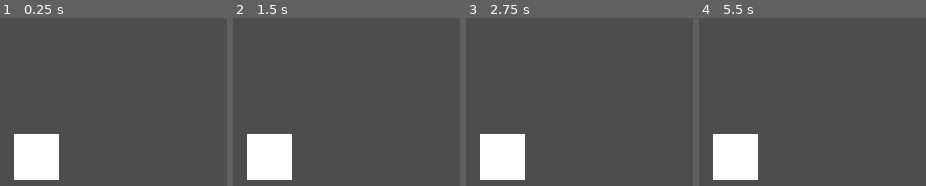
Above: before the commit, frames 1-4 (left to right).
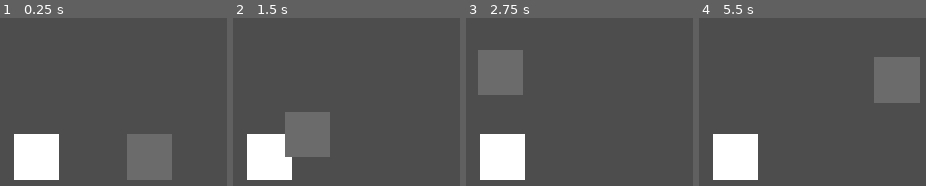
Above: after the commit, the same moments.

Repository: g23252a-svg/mumyeongrok
Game: Godot game, scene res://scenes/stages/test_room.tscn
The game is run twice, just before and just after one commit, with the same random seed, the same clock (stepped at 60 frames per second) and the same inputs.
Inputs:
- Up to frame 1 (0.25 s): no input
- Up to frame 2 (1.5 s): tap Enter at 0.5 s; hold D 0.53-1.28 s; hold E 0.53-1.28 s; tap K (interact) at 0.6 s; hold S from 1.28 s (still down); tap E at 1.35 s
- Up to frame 3 (2.75 s): tap K (interact) at 1.55 s; release S at 2.03 s; hold D from 2.03 s (still down); hold E from 2.03 s (still down); tap J (attack) at 2.1 s
- Up to frame 4 (5.5 s): release D at 2.78 s; release E at 2.78 s; hold W 2.78-3.53 s; tap K (interact) at 2.85, 4.35 s; hold E 3.53-4.28 s; hold A 3.53-5.03 s; hold S from 5.03 s (still down); hold E from 5.03 s (still down)

The runs differ from the first frame. In frame 1, 5.4% of the frame differs, in the area x 55-76%, y 69-97%; in frame 2, 5.3%; in frame 3, 5.3%; in frame 4, 5.5%, in the area x 77-98%, y 23-51%.

Commit message:
v0.1: add first NPC interaction and notebook entry

Diff:
--- a/project.godot
+++ b/project.godot
@@ -14,6 +14,10 @@
 run/main_scene="res://scenes/stages/test_room.tscn"
 config/features=PackedStringArray("4.3", "GL Compatibility")
 config/icon="res://icon.svg"
+
+[autoload]
+
+NotebookSystem="*res://scripts/autoload/notebook_system.gd"
 
 [display]
 
--- /dev/null
+++ b/scenes/actors/npc.gd
@@ -0,0 +1,63 @@
+class_name NPC
+extends StaticBody2D
+
+@export var npc_id: String = "kim_makdong"
+@export var display_name: String = "김막동"
+@export var description: String = "짚신을 만들던 이웃집 노인."
+@export var dialogue_lines: Array[String] = [
+	"오늘은 일찍 들어왔구먼.",
+	"산 너머 바다가 좀 이상하다는 말이 있네.",
+	"검은 점들이 떠 있다던데… 배인지, 새떼인지 모르겠구먼."
+]
+
+@onready var interact_area: Area2D = $InteractArea
+
+var player_in_range: bool = false
+var has_talked: bool = false
+var e_was_down: bool = false
+
+
+func _ready() -> void:
+	add_to_group("npc")
+	interact_area.body_entered.connect(_on_body_entered)
+	interact_area.body_exited.connect(_on_body_exited)
+	print("[NPC READY] ", display_name)
+
+
+func _on_body_entered(body: Node) -> void:
+	if body.is_in_group("player"):
+		player_in_range = true
+		print("[NPC] ", display_name, " 근처에 Player 진입")
+
+
+func _on_body_exited(body: Node) -> void:
+	if body.is_in_group("player"):
+		player_in_range = false
+		print("[NPC] ", display_name, " 근처에서 Player 이탈")
+
+
+func _process(_delta: float) -> void:
+	var interact_pressed := false
+
+	if InputMap.has_action("interact") and Input.is_action_just_pressed("interact"):
+		interact_pressed = true
+
+	var e_down := Input.is_key_pressed(KEY_E) or Input.is_physical_key_pressed(KEY_E)
+	if e_down and not e_was_down:
+		interact_pressed = true
+	e_was_down = e_down
+
+	if player_in_range and interact_pressed:
+		talk()
+
+
+func talk() -> void:
+	print("===== 대화 시작 =====")
+	print(display_name, ":")
+	for line in dialogue_lines:
+		print("  ", line)
+	print("===================")
+
+	if not has_talked:
+		NotebookSystem.add_entry(npc_id, display_name, description)
+		has_talked = true
--- /dev/null
+++ b/scenes/actors/npc.tscn
@@ -0,0 +1,28 @@
+[gd_scene load_steps=4 format=3 uid="uid://bnxhol7ffe6lv"]
+
+[ext_resource type="Script" path="res://scenes/actors/npc.gd" id="1_7xp2e"]
+
+[sub_resource type="RectangleShape2D" id="RectangleShape2D_hey5q"]
+size = Vector2(20, 14)
+
+[sub_resource type="RectangleShape2D" id="RectangleShape2D_gb2vq"]
+size = Vector2(48, 48)
+
+[node name="NPC" type="StaticBody2D"]
+script = ExtResource("1_7xp2e")
+
+[node name="Sprite" type="ColorRect" parent="."]
+offset_left = -12.0
+offset_top = -12.0
+offset_right = 12.0
+offset_bottom = 12.0
+color = Color(0.419813, 0.419813, 0.419813, 1)
+
+[node name="CollisionShape2D" type="CollisionShape2D" parent="."]
+position = Vector2(0, 4)
+shape = SubResource("RectangleShape2D_hey5q")
+
+[node name="InteractArea" type="Area2D" parent="."]
+
+[node name="CollisionShape2D" type="CollisionShape2D" parent="InteractArea"]
+shape = SubResource("RectangleShape2D_gb2vq")
--- a/scenes/stages/test_room.tscn
+++ b/scenes/stages/test_room.tscn
@@ -1,7 +1,8 @@
-[gd_scene load_steps=7 format=3 uid="uid://b8vkxvsmwesu0"]
+[gd_scene load_steps=8 format=3 uid="uid://b8vkxvsmwesu0"]
 
 [ext_resource type="PackedScene" uid="uid://uqtjlp5ar27a" path="res://scenes/actors/player.tscn" id="1_lko3o"]
 [ext_resource type="Script" path="res://scripts/actors/camera_follow.gd" id="2_obux8"]
+[ext_resource type="PackedScene" uid="uid://bnxhol7ffe6lv" path="res://scenes/actors/npc.tscn" id="3_gphku"]
 
 [sub_resource type="RectangleShape2D" id="RectangleShape2D_6egxa"]
 size = Vector2(400, 8)
@@ -40,3 +41,6 @@
 [node name="Camera2D" type="Camera2D" parent="."]
 script = ExtResource("2_obux8")
 target_path = NodePath("../Walls/Player")
+
+[node name="NPC" parent="." instance=ExtResource("3_gphku")]
+position = Vector2(60, 0)
--- a/scripts/actors/player.gd
+++ b/scripts/actors/player.gd
@@ -22,6 +22,7 @@
 	add_to_group("player")
 	hitbox.monitoring = false
 	hitbox_shape.disabled = true
+
 	print("PLAYER READY")
 
 
--- /dev/null
+++ b/scripts/autoload/notebook_system.gd
@@ -0,0 +1,44 @@
+extends Node
+
+signal entry_added(entry: Dictionary)
+
+var entries: Array[Dictionary] = []
+
+
+func add_entry(id: String, display_name: String, description: String) -> void:
+	# 같은 인물/사건 중복 기록 방지
+	for e in entries:
+		if e["id"] == id:
+			print("[무명첩] 이미 기록됨: ", display_name)
+			return
+
+	var entry: Dictionary = {
+		"id": id,
+		"name": display_name,
+		"description": description,
+		"date": "1592년 4월 13일",
+		"fate": "기록 중"
+	}
+
+	entries.append(entry)
+	print("[무명첩] 새 기록: ", display_name)
+	entry_added.emit(entry)
+
+
+func update_fate(id: String, fate: String) -> void:
+	for e in entries:
+		if e["id"] == id:
+			e["fate"] = fate
+			print("[무명첩] ", e["name"], "의 운명: ", fate)
+			return
+
+
+func get_all_entries() -> Array[Dictionary]:
+	return entries
+
+
+func debug_print_entries() -> void:
+	print("===== 무명첩 전체 기록 =====")
+	for e in entries:
+		print(e["date"], " / ", e["name"], " / ", e["fate"], " / ", e["description"])
+	print("===========================")
